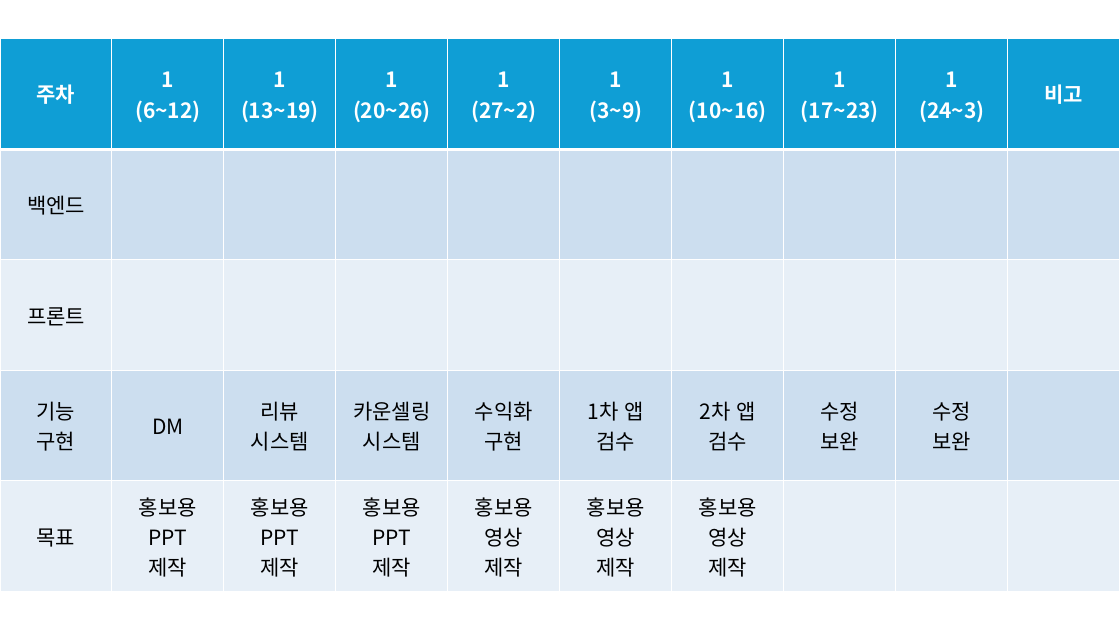
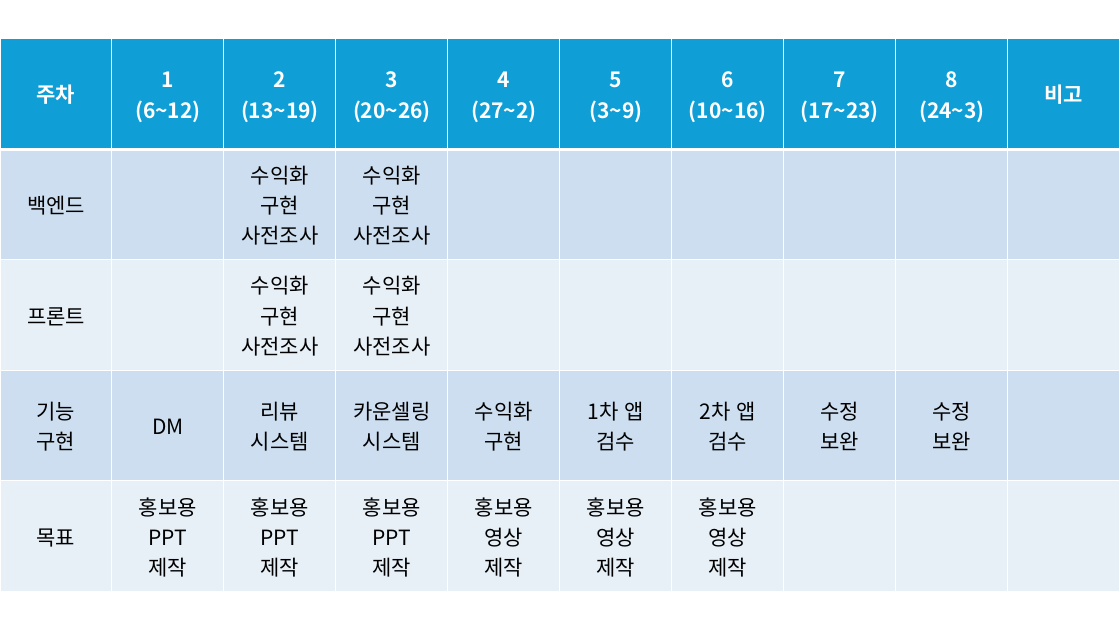
Before and after one commit to jeongwoo-gobroad/Project-toDoctoDoc, a slide deck: slide 1 of roadmap.pptx. Drawn at 1120x630 pixels with LibreOffice and Linux fonts; fonts in the diff are those of the drawing. Boxes give left, top, right and bottom in pixels: in the first picture for what was removed or moved away, otherwise in the second. Text is boxed around its words. In the diff, an @@ line names an element or a change of style, - is before the commit and + after.

```diff
--- a/roadmap.pptx
+++ b/roadmap.pptx
@@ table at <box>0,39,1117,592</box> @@
-row 1: 주차 | 1 (6~12) | 1 (13~19) | 1 (20~26) | 1 (27~2) | 1 (3~9) | 1 (10~16) | 1 (17~23) | 1 (24~3) | 비고
+row 1: 주차 | 1 (6~12) | 2 (13~19) | 3 (20~26) | 4 (27~2) | 5 (3~9) | 6 (10~16) | 7 (17~23) | 8 (24~3) | 비고
-row 2, column 3: 
+row 2, column 3: 수익화 / 구현 / 사전조사
-row 2, column 4: 
+row 2, column 4: 수익화 / 구현 / 사전조사
-row 3, column 3: 
+row 3, column 3: 수익화 / 구현 / 사전조사
-row 3, column 4: 
+row 3, column 4: 수익화 / 구현 / 사전조사
```
Also in this commit, not shown: 2 other files.
